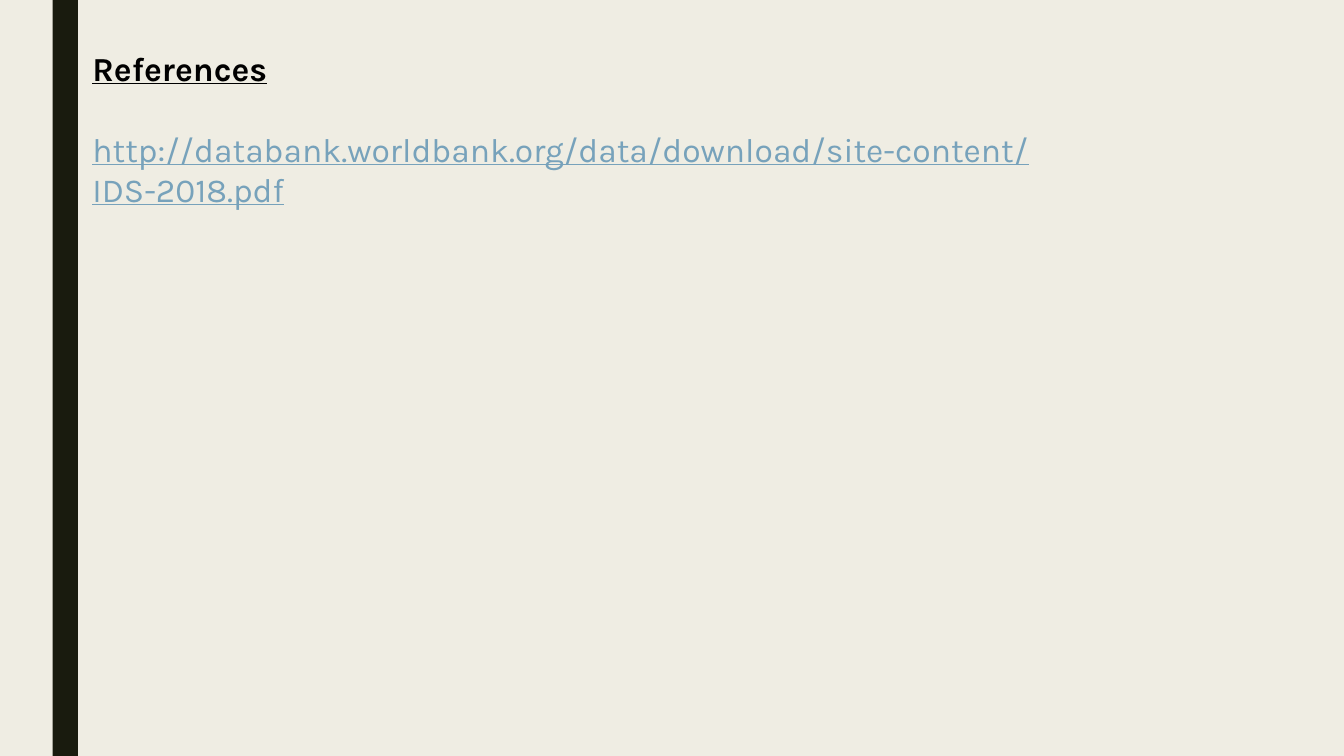
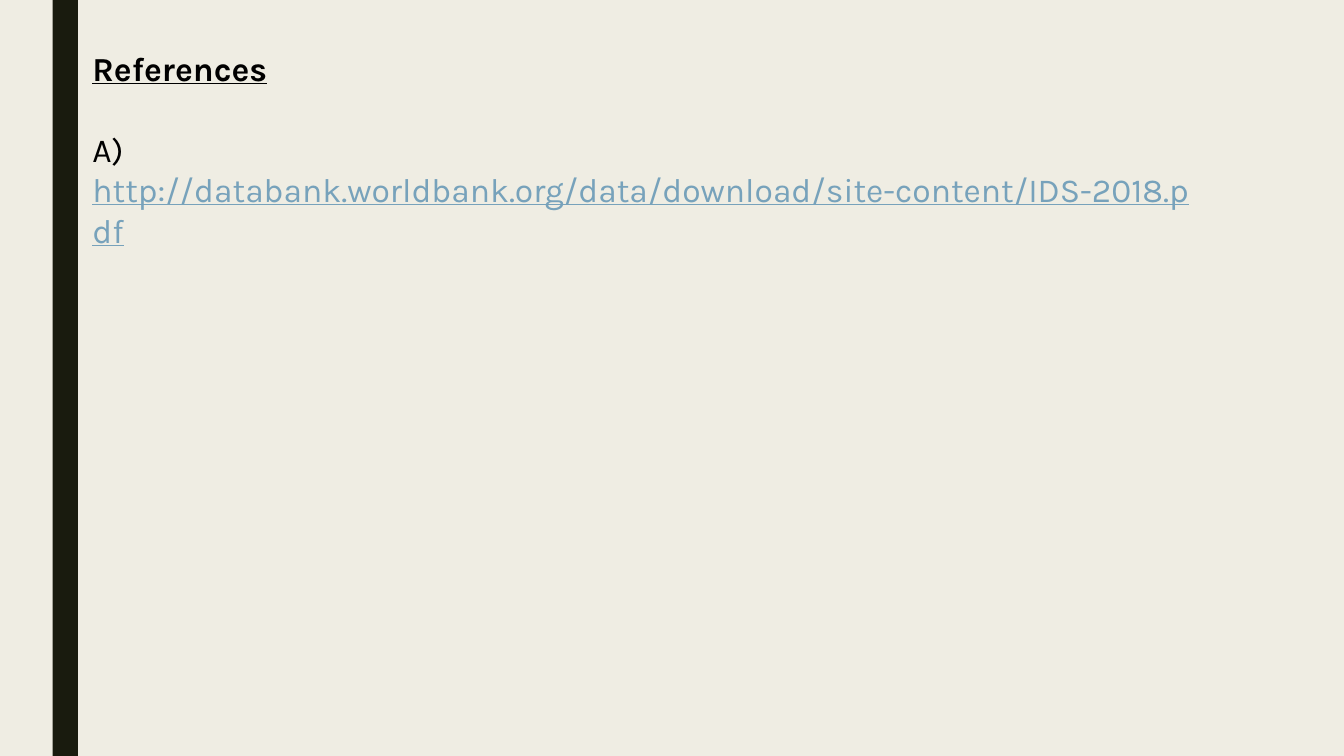
Before and after one commit to skc00/DBMS-Term-Project, a slide deck: slide 8 of Term Presentation MSDS7330-404 GrpB.pptx. Drawn at 1344x756 pixels with LibreOffice and Linux fonts; fonts in the diff are those of the drawing. Boxes give left, top, right and bottom in pixels: in the first picture for what was removed or moved away, otherwise in the second. Text is boxed around its words. In the diff, an @@ line names an element or a change of style, - is before the commit and + after.

```diff
--- a/Term Presentation MSDS7330-404 GrpB.pptx
+++ b/Term Presentation MSDS7330-404 GrpB.pptx
@@ text at [92,137,1188,210]: text changed @@
-http://databank.worldbank.org/data/download/site-content/IDS-2018.pdf
+A) http://databank.worldbank.org/data/download/site-content/IDS-2018.pdf
```
Also in this commit, not shown: 2 other slides changed.
